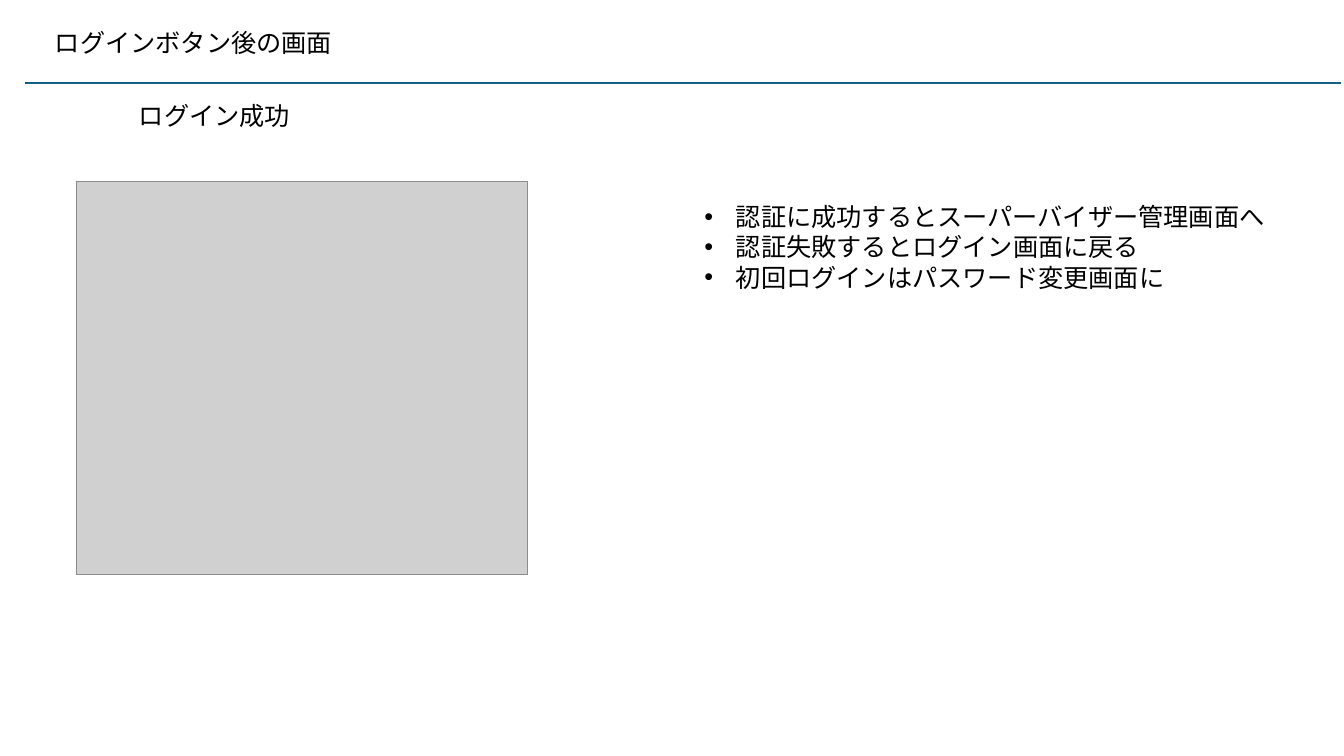
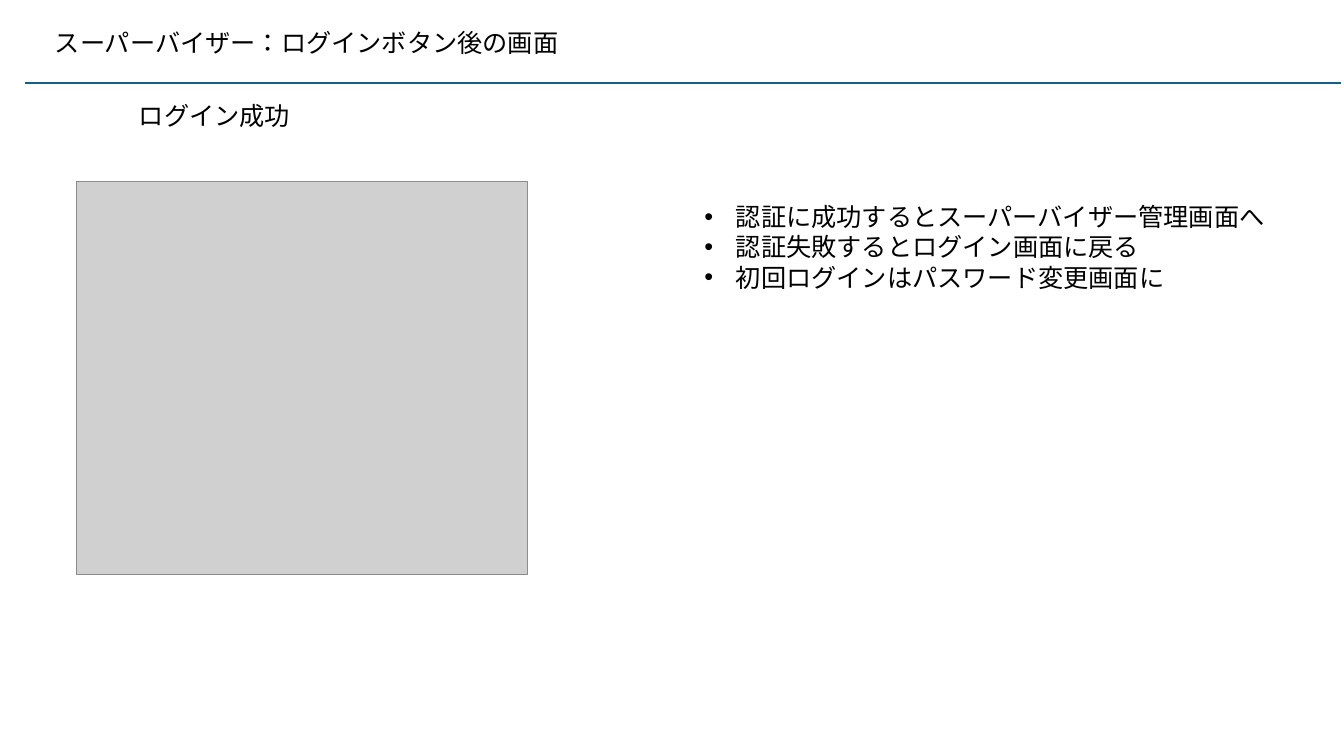
Before and after one commit to kaze-lab/museum_app_proj, a slide deck: slide 9 of 展示物アプリ仕様.pptx. Drawn at 1344x756 pixels with LibreOffice and Linux fonts; fonts in the diff are those of the drawing; grey boxes stand for pictures. Boxes give left, top, right and bottom in pixels: in the first picture for what was removed or moved away, otherwise in the second. Text is boxed around its words. In the diff, an @@ line names an element or a change of style, - is before the commit and + after.

```diff
--- a/展示物アプリ仕様.pptx
+++ b/展示物アプリ仕様.pptx
@@ text at [55, 31, 558, 54]: text changed @@
-ログインボタン後の画面
+スーパーバイザー：ログインボタン後の画面
```
Also in this commit, not shown: 3 other slides changed, 4 slides added, 1 slide removed, 5 other files.
